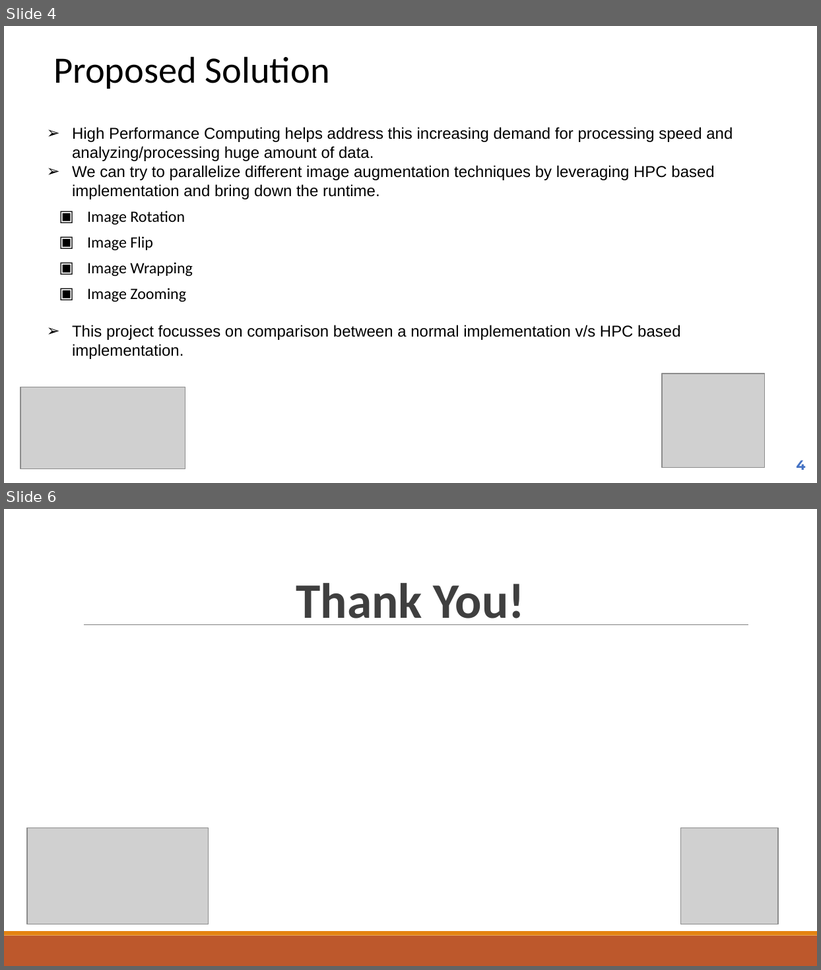
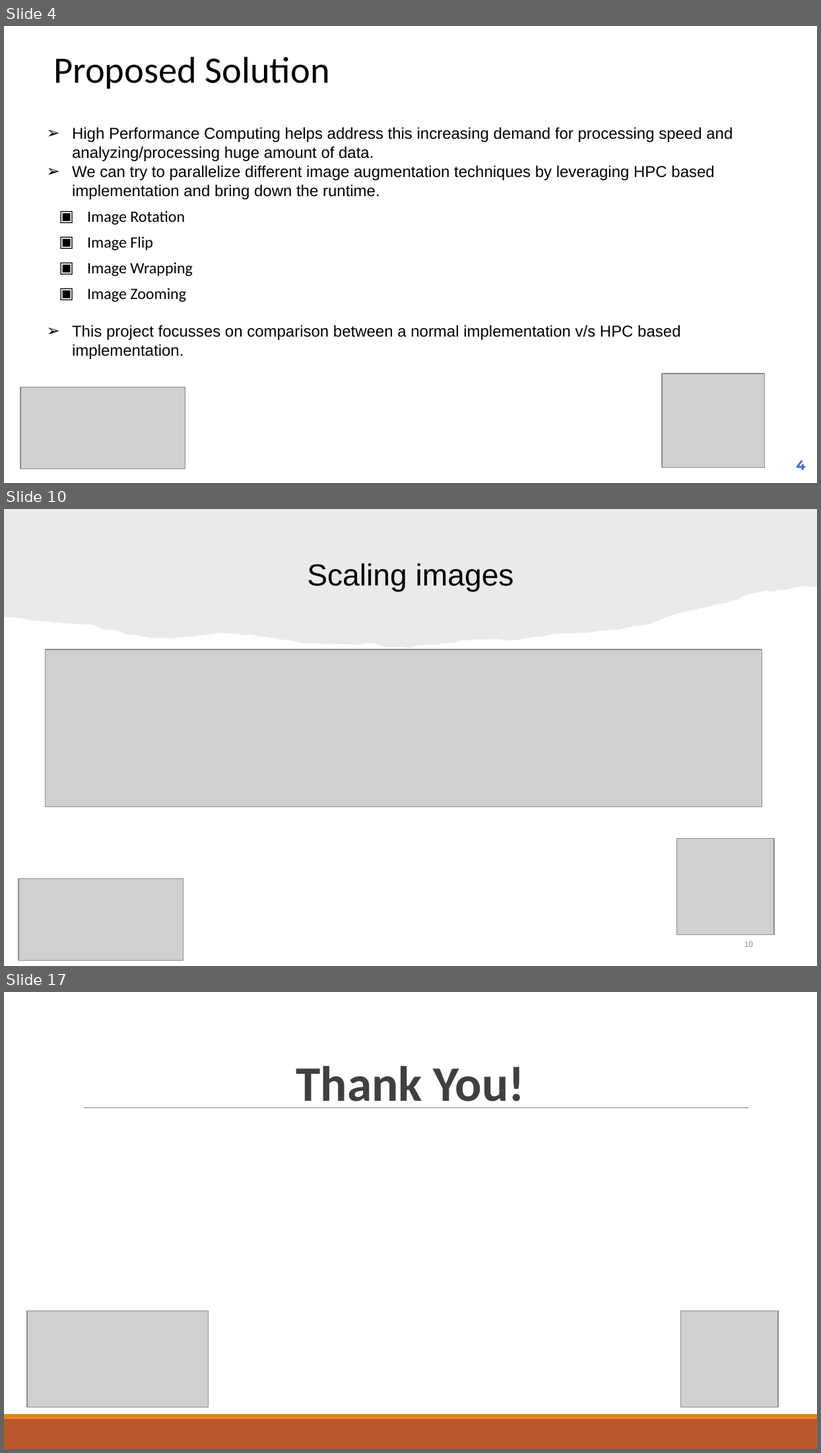
Before and after one commit to prakash90om/MLOps_Demo_hpc, a slide deck: doc/MLOps_HPC_Image_Processing_Presentation.pptx. Shown one above the other, each under a label of ours: slides 4 and 6 before the commit, slides 4, 10 and 17 after it; the slides between them are not shown. The pictures are 821x970 and 821x1453 pixels, drawn with LibreOffice and Linux fonts; fonts in the diff are those of the drawing; grey boxes stand for pictures. Boxes give left, top, right and bottom in pixels: in the first picture for what was removed or moved away, otherwise in the second. Text is boxed around its words. In the diff, an @@ line names an element or a change of style, - is before the commit and + after.

```diff
--- a/doc/MLOps_HPC_Image_Processing_Presentation.pptx
+++ b/doc/MLOps_HPC_Image_Processing_Presentation.pptx
@@ slide 10 added at (4, 509, 817, 966), background #FFFFFF @@
@@ freeform shape added at (4, 509, 817, 648), fill #82766A at 15% opacity @@
@@ title added at (307, 563, 514, 592), 27 pt, text #000000 @@
+Scaling images
@@ picture added at (46, 650, 762, 807) @@
@@ picture added at (677, 838, 775, 935) @@
@@ picture added at (19, 879, 184, 961) @@
@@ page number added at (745, 942, 753, 947), 7 pt, text #8C8C8C @@
+10
@@ what was slide 6 is now slide 17 @@
```
Also in this commit, not shown: 1 slide changed, 10 other slides added.
